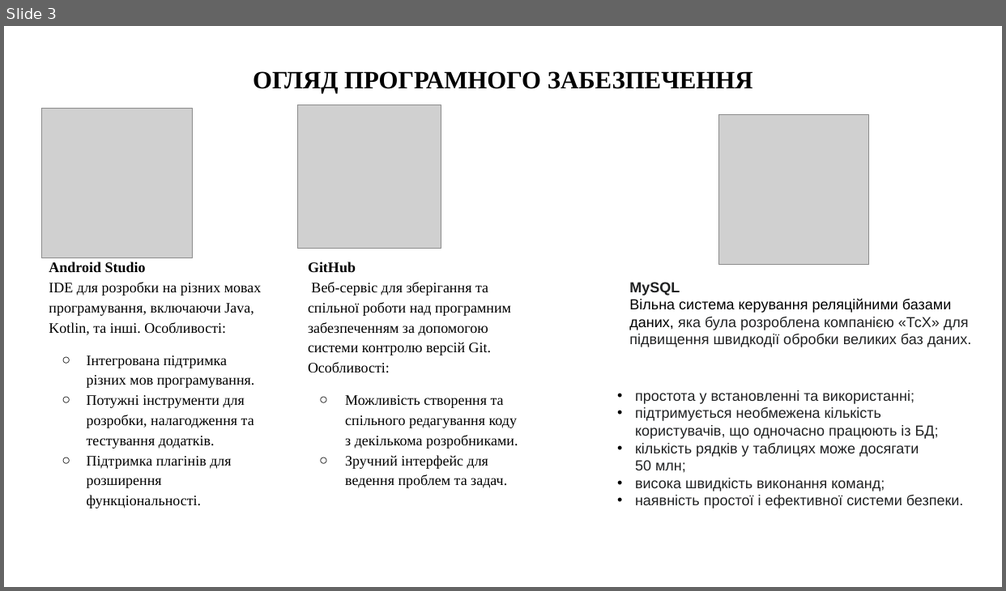
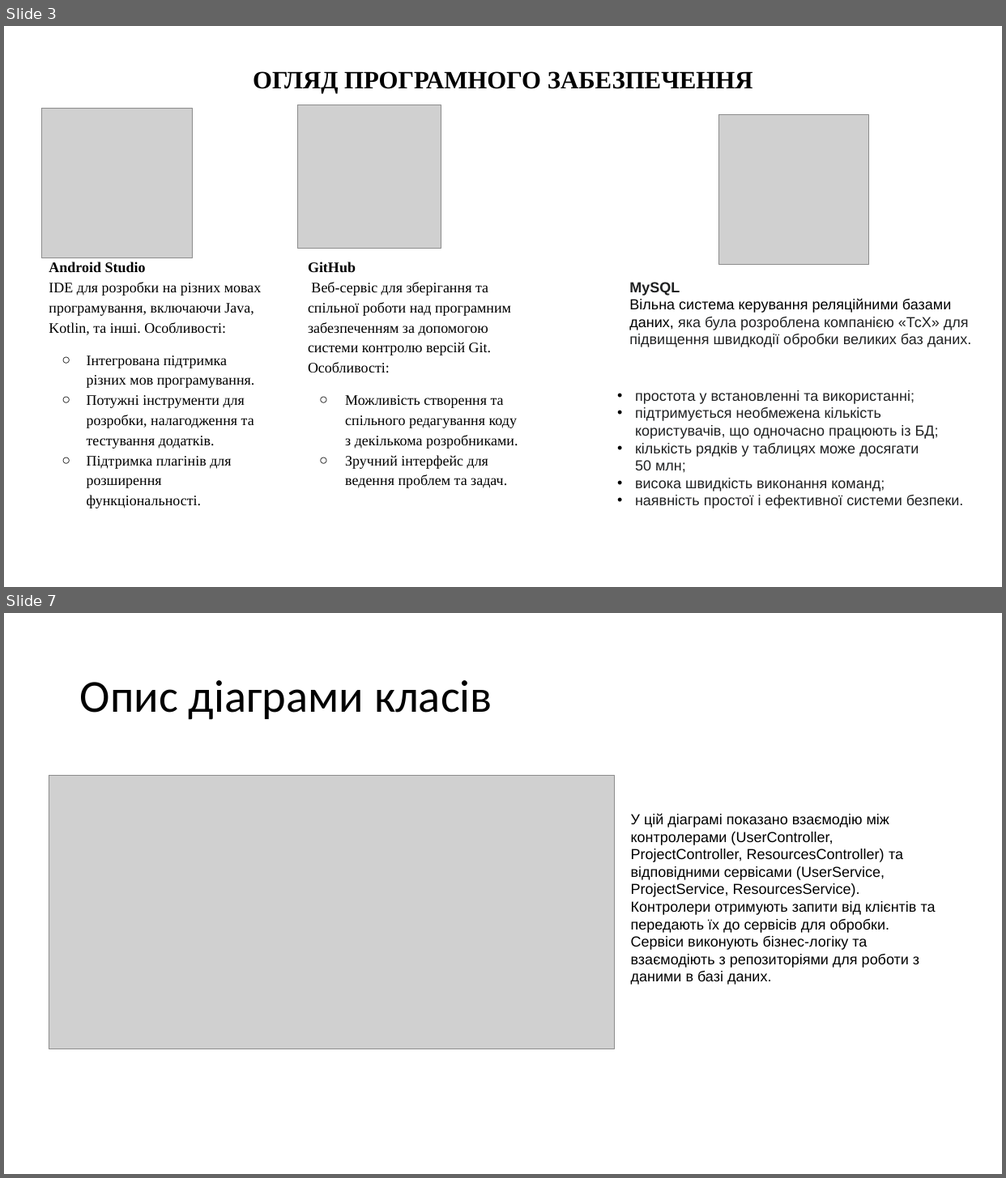
Before and after one commit to Vladichekok/kursach, a slide deck: курсач.pptx. Shown one above the other, each under a label of ours: slide 3 before the commit, slides 3 and 7 after it; the slides between them are not shown. The pictures are 1006x591 and 1006x1178 pixels, drawn with LibreOffice and Linux fonts; fonts in the diff are those of the drawing; grey boxes stand for pictures. Boxes give left, top, right and bottom in pixels: in the first picture for what was removed or moved away, otherwise in the second. Text is boxed around its words. In the diff, an @@ line names an element or a change of style, - is before the commit and + after.

```diff
--- a/курсач.pptx
+++ b/курсач.pptx
@@ slide 7 added at box(4, 613, 1002, 1174), background #FFFFFF @@
@@ title added at box(80, 680, 492, 720), 44 pt, text #000000 @@
+Опис діаграми класів
@@ picture added at box(49, 776, 615, 1050) @@
@@ text added at box(631, 813, 936, 985), 14 pt, text #000000 @@
+У цій діаграмі показано взаємодію між контролерами (UserController, ProjectController, ResourcesController) та відповідними сервісами (UserService, ProjectService, ResourcesService). Контролери отримують запити від клієнтів та передають їх до сервісів для обробки. Сервіси виконують бізнес-логіку та взаємодіють з репозиторіями для роботи з даними в базі даних.
```
Also in this commit, not shown: 1 slide changed, 4 other slides added.
